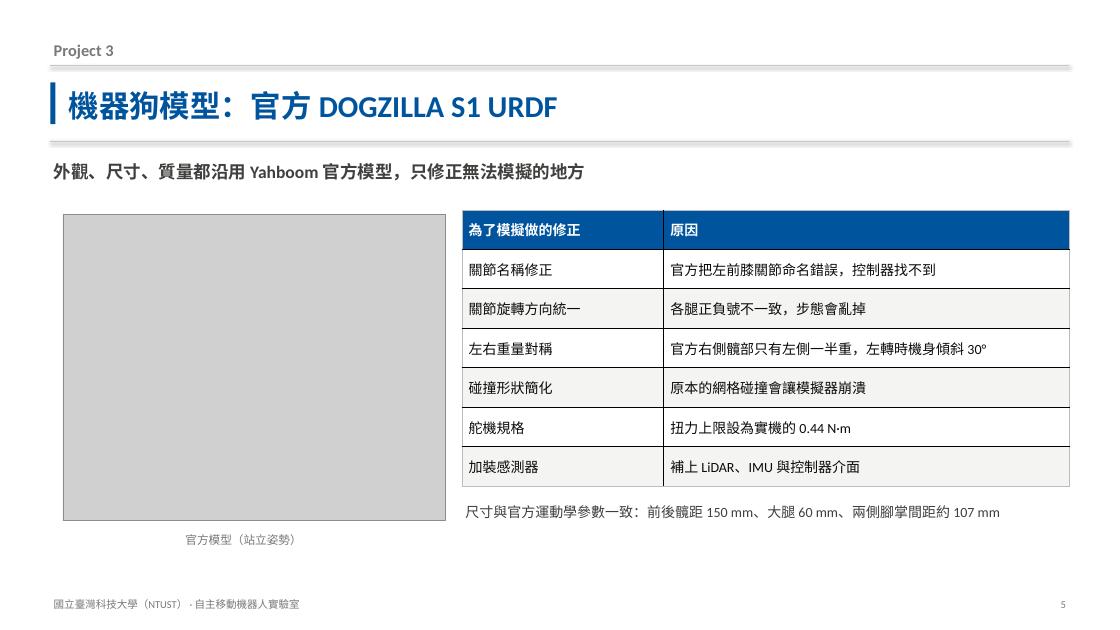
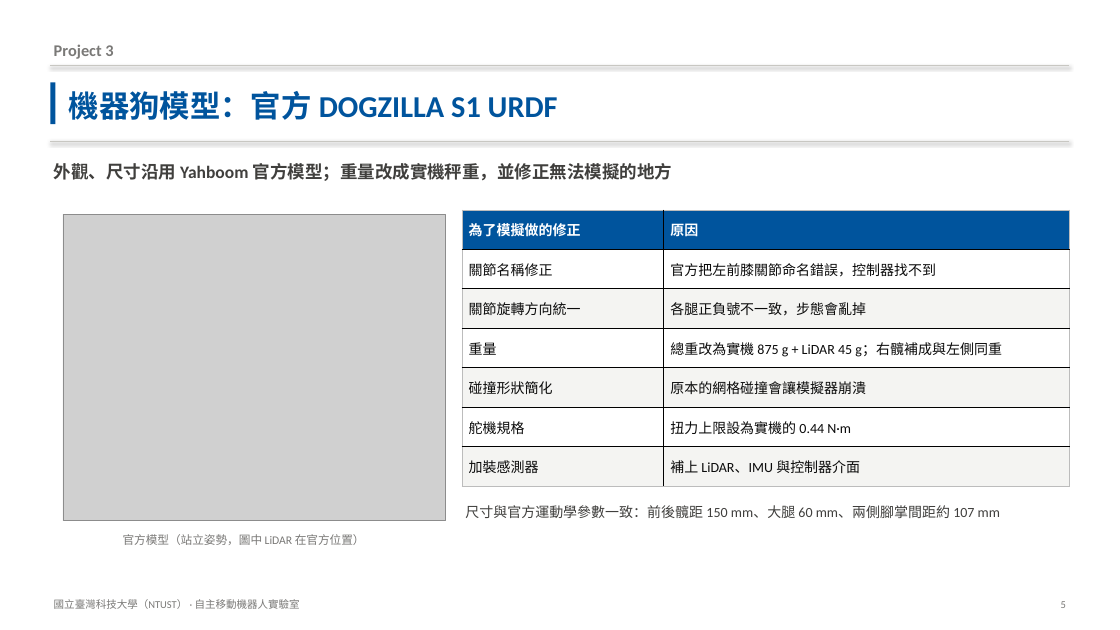
Before and after one commit to Anny1007/dogzilla-s1-sim, a slide deck: slide 5 of docs/DOGZILLA_專案簡報.pptx. Drawn at 1120x630 pixels with LibreOffice and Linux fonts; fonts in the diff are those of the drawing; grey boxes stand for pictures. Boxes give left, top, right and bottom in pixels: in the first picture for what was removed or moved away, otherwise in the second. Text is boxed around its words. In the diff, an @@ line names an element or a change of style, - is before the commit and + after.

```diff
--- a/docs/DOGZILLA_專案簡報.pptx
+++ b/docs/DOGZILLA_專案簡報.pptx
@@ text at bbox=[54, 163, 673, 181]: text changed @@
-外觀、尺寸、質量都沿用 Yahboom 官方模型，只修正無法模擬的地方
+外觀、尺寸沿用 Yahboom 官方模型；重量改成實機秤重，並修正無法模擬的地方
@@ table at bbox=[462, 210, 1070, 486] @@
-row 4, column 1: 左右重量對稱
+row 4, column 1: 重量
-row 4, column 2: 官方右側髖部只有左側一半重，左轉時機身傾斜 30°
+row 4, column 2: 總重改為實機 875 g + LiDAR 45 g；右髖補成與左側同重
@@ text at bbox=[123, 534, 365, 545]: text changed @@
-官方模型（站立姿勢）
+官方模型（站立姿勢，圖中 LiDAR 在官方位置）
```
Also in this commit, not shown: 7 other slides changed, 1 slide added, 12 other files.
